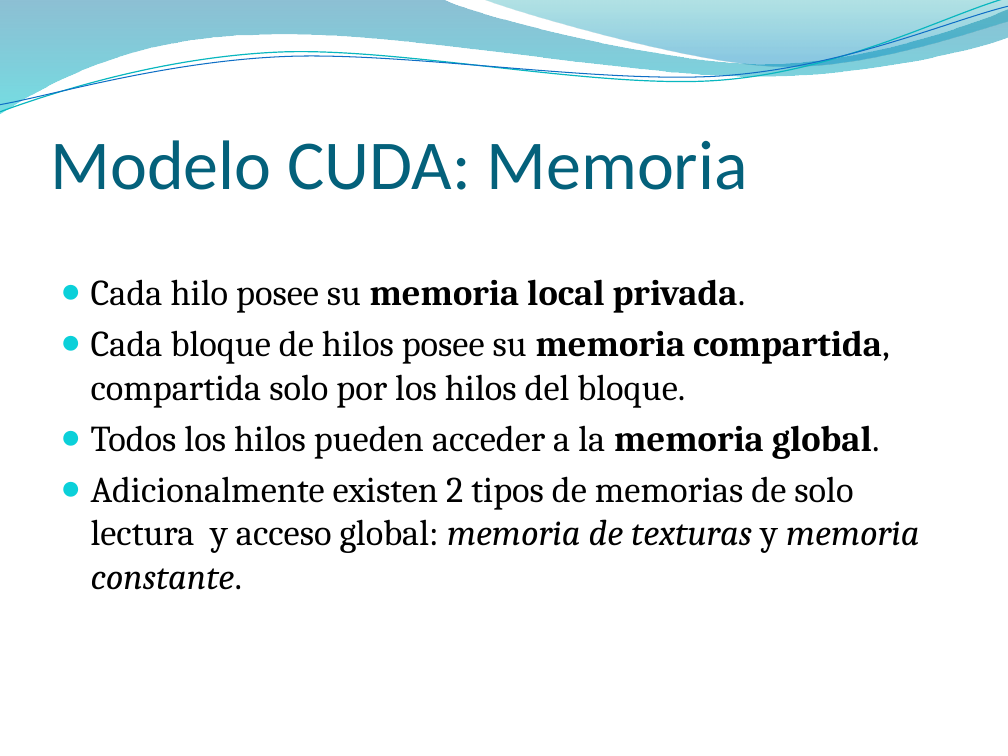
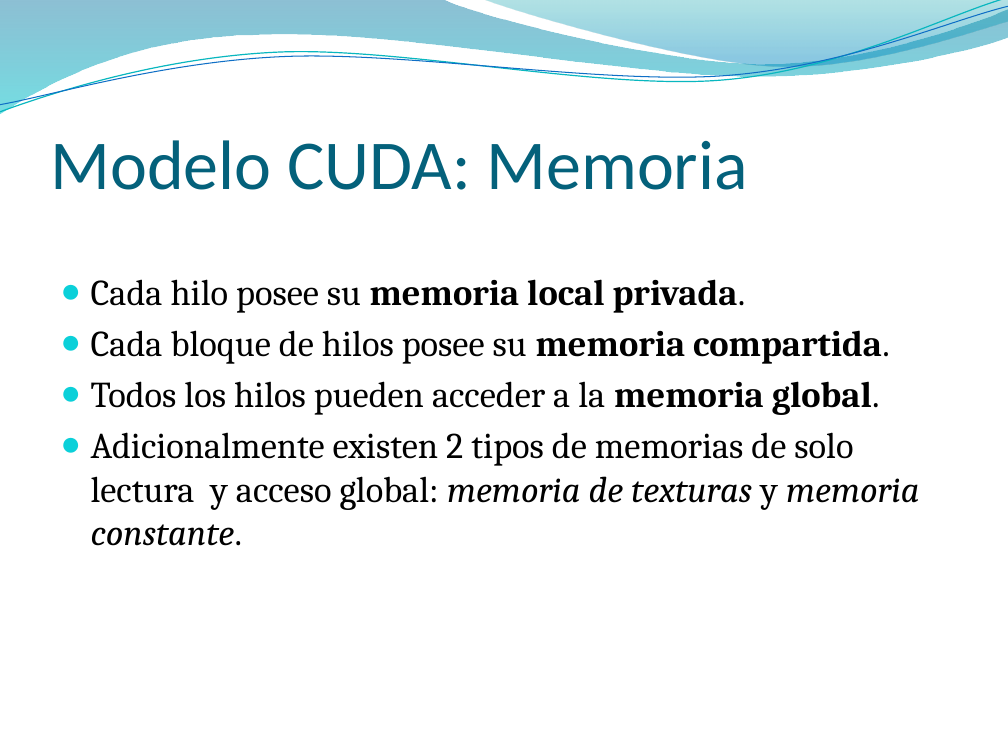
Before and after one commit to vinaygaba/pycuda-filters, a slide deck: slide 8 of out/presentacion/presentacionTAD.pptx. Drawn at 1008x756 pixels with LibreOffice and Linux fonts; fonts in the diff are those of the drawing; background and template pictures are left out. Boxes give left, top, right and bottom in pixels: in the first picture for what was removed or moved away, otherwise in the second. Text is boxed around its words. In the diff, an @@ line names an element or a change of style, - is before the commit and + after.

```diff
--- a/out/presentacion/presentacionTAD.pptx
+++ b/out/presentacion/presentacionTAD.pptx
@@ text at [91, 330, 890, 364]: text changed @@
-● Cada bloque de hilos posee su memoria compartida, compartida solo por los hilos del bloque.
+● Cada bloque de hilos posee su memoria compartida.
```
Also in this commit, not shown: 1 other slide changed, 5 slides added.
